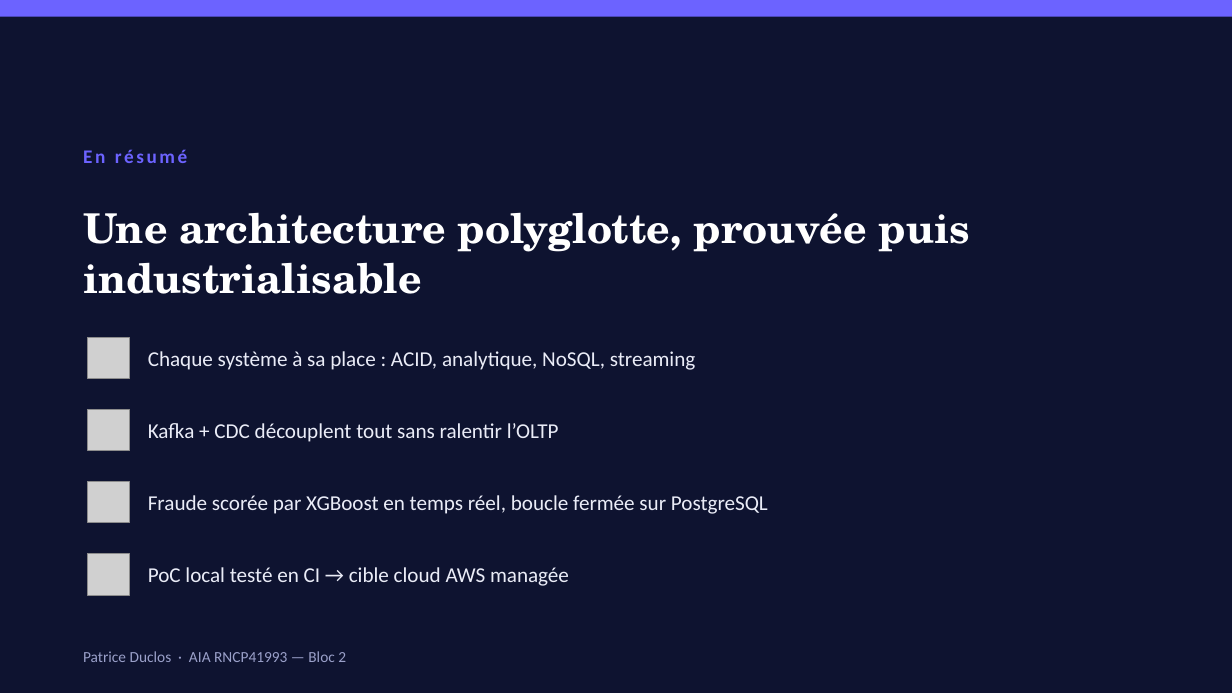
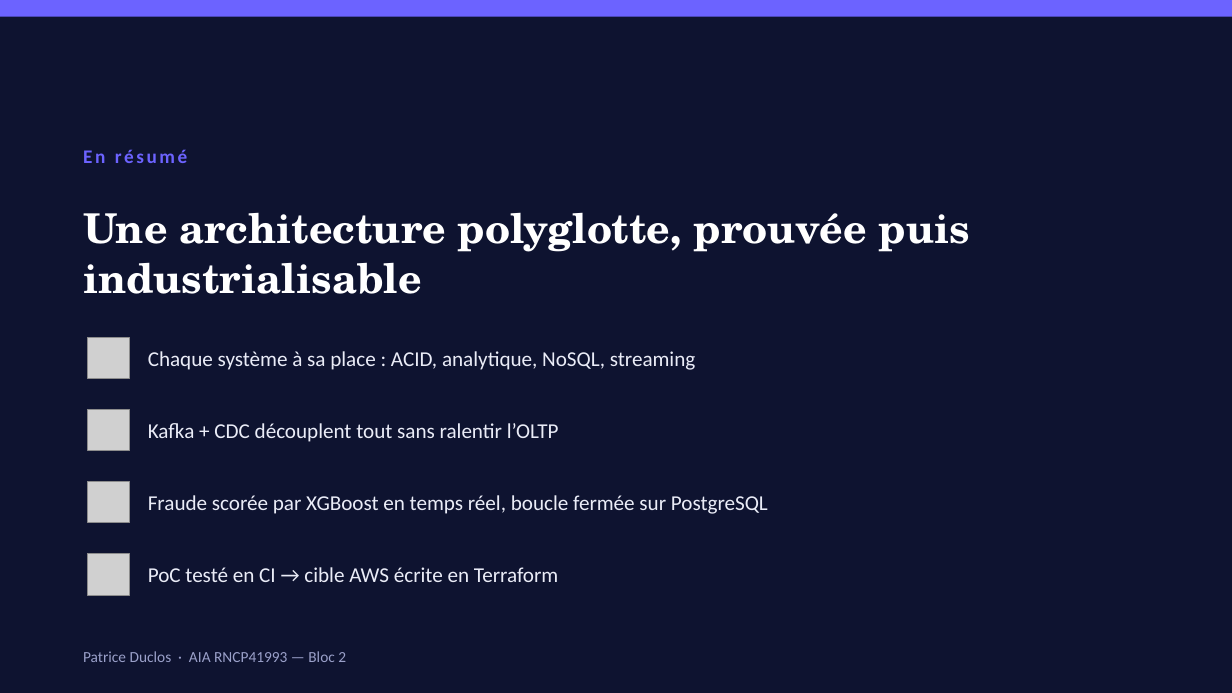
Before and after one commit to PDUCLOS/BLOC2-STRIPE, a slide deck: slide 14 of presentation/stripe_presentation_bloc2.pptx (slide 13 before the commit). Drawn at 1232x693 pixels with LibreOffice and Linux fonts; fonts in the diff are those of the drawing; grey boxes stand for pictures. Boxes give left, top, right and bottom in pixels: in the first picture for what was removed or moved away, otherwise in the second. Text is boxed around its words. In the diff, an @@ line names an element or a change of style, - is before the commit and + after.

Commit message:
Met à jour la documentation, les documents Word et la présentation
- docs/FINOPS.md : chiffrage mensuel de la cible (≈3 100 $ prod, ≈1 000 $ dev),
  leviers chiffrés et GreenOps ; budgets Terraform alignés (4 000 $ / 1 200 $).
- README : sections Terraform, requêtes, passage à un compte Snowflake payant,
  piège du venv sur Google Drive (import kafka figé), commandes de test.
- PRESENTATION.md, ARCHITECTURE.md, ML_INTEGRATION_STRATEGY.md, MLOPS.md :
  RNCP41993, 1 broker, dashboard 2 onglets + login, métriques offline/servies
  datées, write-back fraud_indicators, job CI terraform, post-mortem 5.3
  (précision offline 0,77 après réentraînement auto, servie 0,98).
- OLAP/NoSQL/sécurité/index : références vers queries/, anonymize_customer(),
  traduction des contrôles PCI-DSS/RGPD dans Terraform.
- Nouveau diagramme presentation/stripe_aws_cible.drawio (architecture
  physique fidèle à terraform/envs/prod).
- stripe_architecture_bloc2.docx et stripe_bloc2_competences.docx régénérés
  sur l'implémentation réelle (générateurs dans presentation/generators/).
- Présentation : slide cible AWS, métriques servies, Terraform validé en CI.
- Speech, audit (tableau d'avancement) et script de la vidéo à réenregistrer.

```diff
--- a/presentation/stripe_presentation_bloc2.pptx
+++ b/presentation/stripe_presentation_bloc2.pptx
@@ text at box(148, 567, 558, 582): text changed @@
-PoC local testé en CI → cible cloud AWS managée
+PoC testé en CI → cible AWS écrite en Terraform
```
Also in this commit, not shown: 2 other slides changed, 1 slide added, 25 other files.
